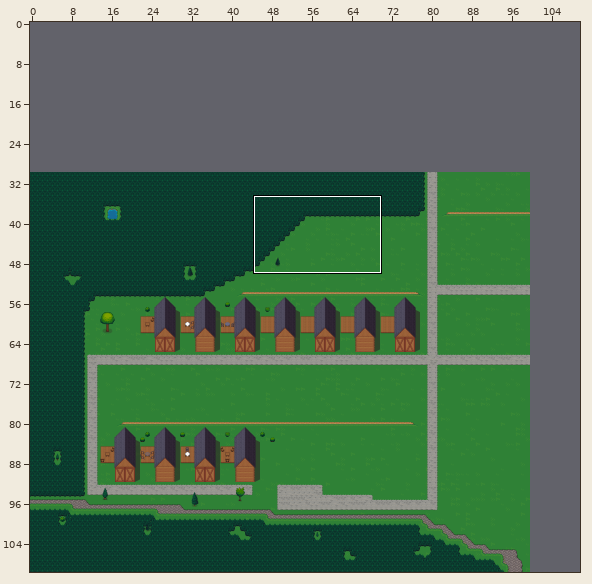
An edit to a level. Tiled map, tiled/map-main.tmx. Above, an overview of the earlier version with the close-up marked.
Close-up. Before:
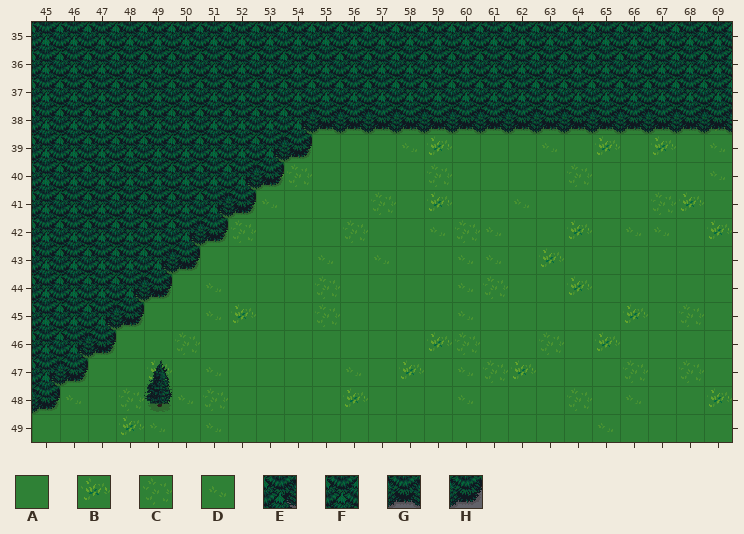
Cells are 32x32 px. Shown: x 45..69, y 35..49. The commit also changed other parts of the map, which this record leaves out. The old version is drawn lined up with the new one.
Key: from "LPC Grass": A 10, B 15, C 16, D 17; from "LPC Trees": E 0, F 35, G 67, H 68.
_ is an empty cell, # one hidden under a higher layer.
Layers that did not change in this view are not listed.
Layer "Grass" before, first column x 45:
35 _________________________
36 _________________________
37 _________________________
38 ________#CAADAAAAAAAAAADC
39 _______#DAAAADBAAADABABAD
40 ______#ABCAAAACAAAACAAAAD
41 _____#ADDAAACABAADAAAACBA
42 _____AACAAACAADCDAABADDAB
43 ____BAAAAADADAADDABAAAAAA
44 ___CAADAAACAAAADCAABAAAAA
45 __AAAADBAACAAAADAAAAABACA
46 _DAAACAAAAAAAABCAACABAAAA
47 AAAABADAAAADABADCBAAACACA
48 ADACADCAAAABAAADAAACADAAB
49 AAABDADAAAAAAAAAAAAADAAAA
Layer "Roads, Terrain" before, first column x 45:
35 FFFFFFFFFFFFFFFFFFFFFFFFF
36 FFFFFFFFFFFFFFFFFFFFFFFFF
37 FFFFFFFFFFFFFFFFFFFFFFFFF
38 FFFFFFFFFEGGGGGGGGGGGGGGG
39 FFFFFFFFEH_______________
40 FFFFFFFEH________________
41 FFFFFFEH_________________
42 FFFFFEH__________________
43 FFFFEH___________________
44 FFFEH____________________
45 FFEH_____________________
46 FEH______________________
47 EH_______________________
48 H________________________
49 _________________________
New version:
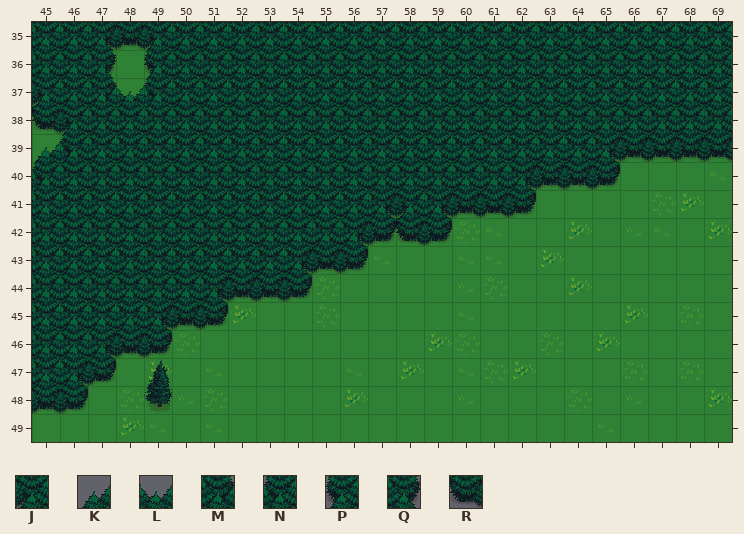
Further tiles: from "LPC Trees": J 1, K 2, L 3, M 32, N 33, P 34, Q 36, R 66.
The edit:
Changed rows in their new state; . is an unchanged cell.
map size 100x80 -> 160x140 cells (old content now starts at 0,30; both pictures use the new coordinates)
Layer "Grass":
first column x 45:
35 ..AAA
36 ..AAA
37 A.AAA
38 AA...
39 AA...
40 A....
Layer "Roads, Terrain":
first column x 45:
35 ..EGJ....................
36 ..Q_P....................
37 J.MLN....................
38 RJ.......FFFFFFFFFFFFFFFF
39 KN......FFFFFFFFFFFFEGGGG
40 N......FFFFFFFFFFEGGH....
41 ......FFFFFFEJEGGH.......
42 .....FFFFFFEHRH..........
43 ....FFFFFEGH.............
44 ...FFFEGGH...............
45 ..FFEGH..................
46 .FEGH....................
47 FEH......................
48 GH.......................
Changed places in both close-ups, as pixel boxes (x1, y1, x2, y2):
changed: (32, 22, 732, 414)
